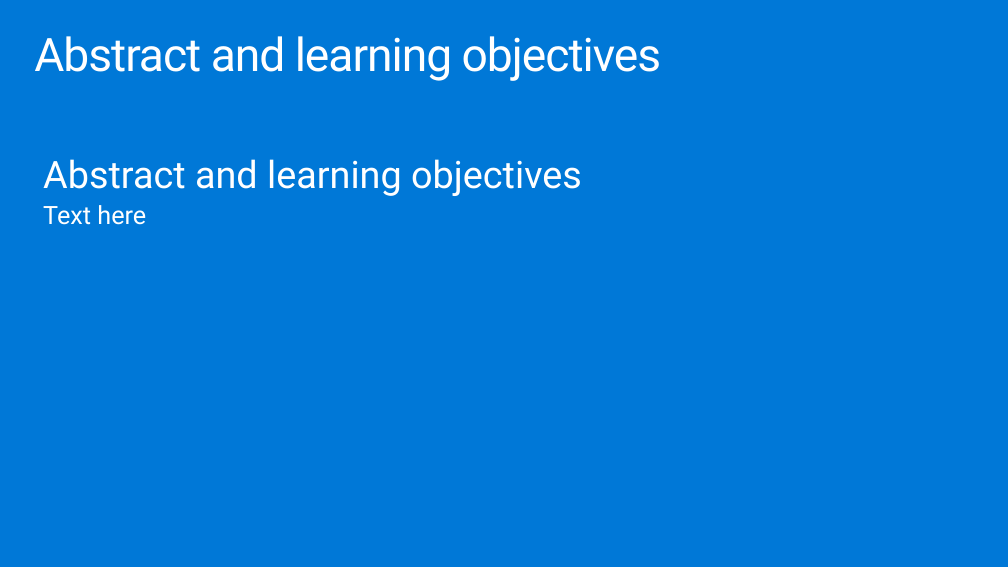
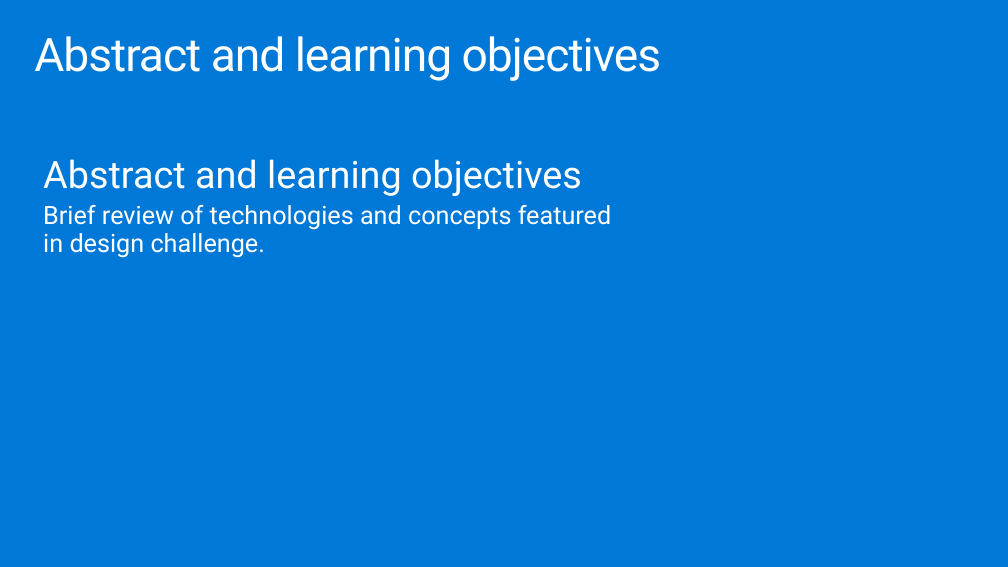
Before and after one commit to solliancenet/ica-wbs, a slide deck: slide 2 of Financial service modernization workshop/technology-overview-deck.pptx (slide 3 before the commit). Drawn at 1008x567 pixels with LibreOffice and Linux fonts; fonts in the diff are those of the drawing. Boxes give left, top, right and bottom in pixels: in the first picture for what was removed or moved away, otherwise in the second. Text is boxed around its words. In the diff, an @@ line names an element or a change of style, - is before the commit and + after.

Commit message:
updated technology challenge deck

```diff
--- a/Financial service modernization workshop/technology-overview-deck.pptx
+++ b/Financial service modernization workshop/technology-overview-deck.pptx
@@ text at box(43, 205, 612, 258): text changed @@
-Text here
+Brief review of technologies and concepts featured in design challenge.
```
Also in this commit, not shown: 1 other slide changed, 11 slides added, 23 slides removed.
